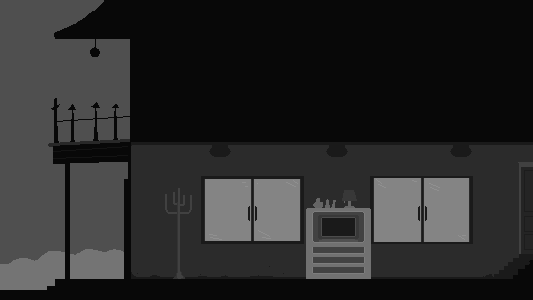
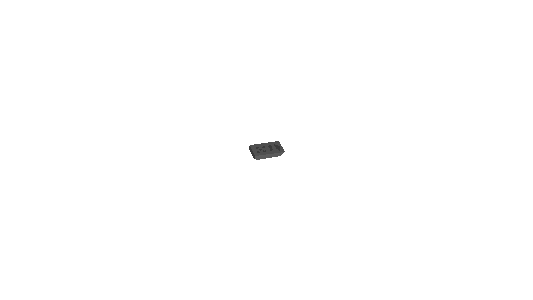
Revision of a layered 533×300 image; what changed, layer by layer:
added group "Itens" with 1 layers above "Turned Off" over [left=249, top=141, right=285, bottom=160]
added layer "Controller" in group "Itens" over [left=249, top=141, right=285, bottom=160]
hid group "Turned Off" (12 layers) over [left=0, top=0, right=533, bottom=300]
